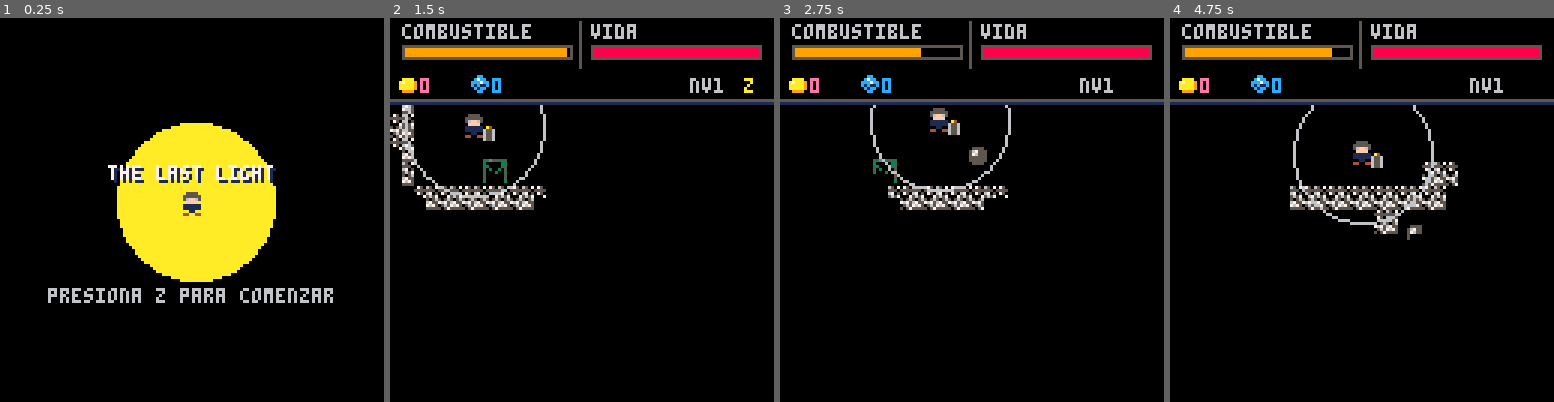
Above: before the commit, frames 1-4 (left to right).
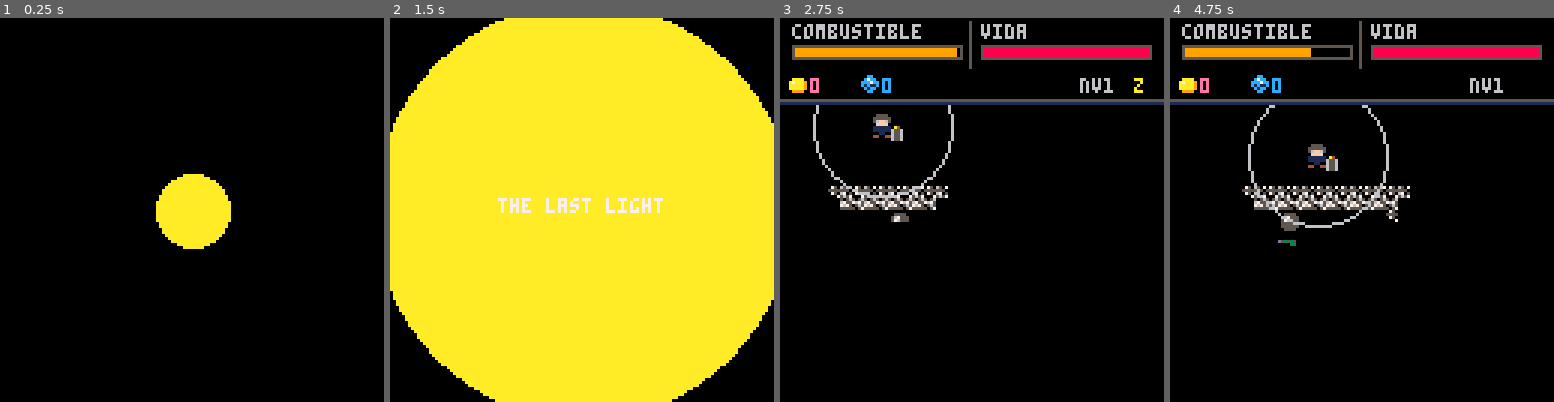
Above: after the commit, the same moments.

Repository: goncho09/the-last-light
Game: PICO-8 cartridge the-last-light.p8
Same seed, same stepped clock (60 frames per second), same inputs: the game is played once before the commit and once after it.
Inputs:
- Up to frame 1 (0.25 s): no input
- Up to frame 2 (1.5 s): tap X (X key) at 0.33, 1.07 s; tap O (Z key) at 0.7 s
- Up to frame 3 (2.75 s): hold Right 1.6-2.1 s; tap O (Z key) at 1.7, 2.1, 2.5 s; tap X (X key) at 1.85 s; hold Up 2.15-2.42 s; hold Right from 2.47 s (still down)
- Up to frame 4 (4.75 s): tap O (Z key) every 0.4 s from 2.9 to 4.5 s; tap X (X key) at 2.97, 4.08 s; release Right at 3.03 s; hold Left 3.08-3.58 s; hold Down 3.63-3.97 s; hold Right 4.02-4.68 s; hold Up from 4.73 s (still down)

The runs differ from the first frame. In frame 1, 12% of the frame differs, in the area x 12-87%, y 27-75%; in frame 2, 89%, in the area x 0-100%, y 0-100%; in frame 3, 3.6%; in frame 4, 5.0%.

Commit message:
initTRansiction

Diff:
--- a/the-last-light.p8
+++ b/the-last-light.p8
@@ -66,6 +66,7 @@
     descanso = false
 
     paused = false
+    timer_intro = 60
 end
 
 function generar_cueva_aleatoria()
@@ -401,6 +402,11 @@
 end
 
 function _update()
+    if timer_intro > 0 then
+        timer_intro -= 1
+        return
+    end
+
     if escena_actual == 0 then
         if btnp(4) or btnp(5) then
             escena_actual = 1
@@ -864,6 +870,17 @@
 end
 
 function _draw()
+    if timer_intro > 0 then
+        cls(0)
+        local progreso = 60 - timer_intro
+        local radio = progreso * 1.5
+        circfill(64, 64, radio, 10)
+        if radio > 20 then
+            print("the last light", 36, 60, 7)
+        end
+        return
+    end
+
     if escena_actual == 0 then
         dibujar_titulo() return
     end
